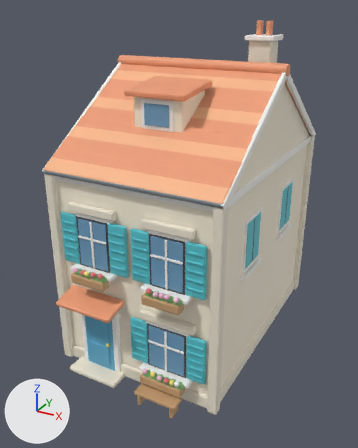
Before and after pictures for a commit that changed the FBX model unity/Assets/Resources/Bayview/terrace_f.fbx.
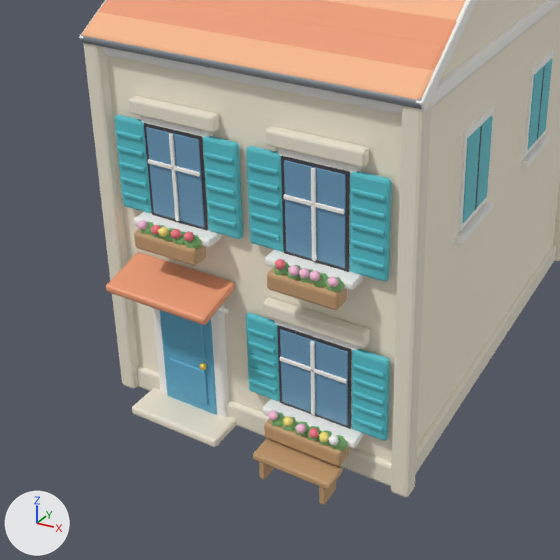
There are two pictures of each version: one whole from a camera (50 mm lens) standing at (7.28, -14.43, 11.02) and looking at (-0.26, -0.73, 4.17), one close up on the part from 0% to 83% of the width and 34% to 100% of the height. Arrows for +X, +Y and +Z are at lower left; the lights stay in place. The first two pictures are the older version. Objects named as collision shapes, trigger or cutter boxes, shadow casters or lower levels of detail are left out. Where no turn or scale is listed for an object, it has been applied to the vertices.

In view in the first close-up: 'Visual'.
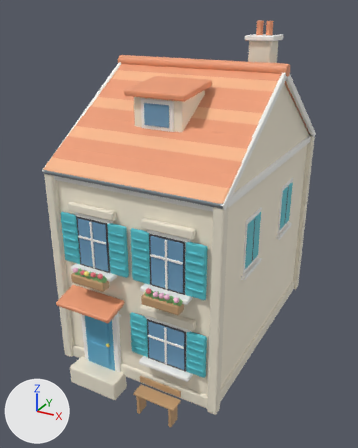
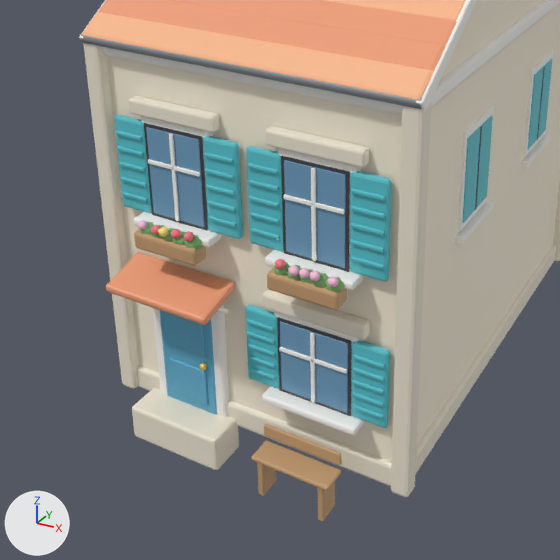
Pixel boxes (x1, y1, x2, y2) of what changed, in the close-ups (560 x 560 px; the box of a moved part takes in the faces that stretch with it):
'Visual', reshaped
    before: (79, 0, 560, 505)
    after: (79, 0, 560, 522)
part 1 of me_cube, added
    after: (277, 317, 352, 416)
part 2 of me_cube, moved or reshaped
    before: (263, 298, 370, 348)
    after: (263, 289, 370, 340)
part 3 of me_cube, moved or reshaped (mostly hidden)
    before: (274, 319, 362, 428)
    after: (274, 311, 362, 416)
part 4 of me_cube, moved or reshaped
    before: (280, 329, 348, 426)
    after: (280, 321, 348, 413)
part 5 of me_cube, moved or reshaped
    before: (310, 341, 315, 415)
    after: (310, 333, 315, 402)
part 6 of me_cube, moved or reshaped
    before: (280, 357, 347, 384)
    after: (279, 347, 347, 374)
part 7 of me_cube, moved or reshaped
    before: (262, 399, 364, 448)
    after: (262, 386, 364, 435)
part 8 of me_cube, moved or reshaped
    before: (246, 313, 280, 401)
    after: (245, 305, 279, 389)
part 9 of me_cube, moved or reshaped
    before: (249, 379, 276, 392)
    after: (246, 319, 274, 332)
part 10 of me_cube, moved or reshaped
    before: (352, 349, 390, 441)
    after: (352, 341, 390, 428)
part 11 of me_cube, moved or reshaped
    before: (352, 417, 383, 432)
    after: (353, 354, 384, 369)
part 12 of me_cube, moved or reshaped
    before: (253, 438, 343, 490)
    after: (251, 441, 341, 491)
part 13 of me_cube, moved or reshaped
    before: (259, 462, 274, 479)
    after: (257, 463, 276, 496)
part 14 of me_cube, moved or reshaped
    before: (319, 482, 336, 505)
    after: (318, 482, 335, 522)
part 15 of me_cube, rebuilt
    before: (264, 419, 349, 466)
    after: (264, 424, 342, 465)
part 16 of me_cube, deleted
    before: (268, 410, 348, 452)
part 17 of me_cube, moved or reshaped
    before: (132, 325, 384, 446)
    after: (132, 331, 384, 469)

Edits to the bpy script that builds the scene:
```text
Change me_cube:
    used by ob_visual; location = (0.0, 0.0, 3.3)
    remove me_cube.from_pydata(...)  # 8804 vertices, 8700 faces; spans x -2.91..2.91, y -4.92..4.7, z -3.34..7.33
    add me_cube.from_pydata(...)  # 8604 vertices, 8406 faces; spans x -2.91..2.91, y -4.97..4.4, z -3.8..7.33
    me_cube part 1: a new loose piece, a box spanning x 0.55..1.85, y -4.155..-4.135, z -2.1..-0.7, in mat_black (dark grey #3f3f45)
    me_cube part 2: the loose piece of 56 vertices spanning x 0.3..2.1, y -4.2..-4.0, z -0.73..-0.47 is moved by (0.0, 0.0, 0.15)
    me_cube part 3: the loose piece of 56 vertices spanning x 0.45..1.95, y -4.13..-3.95, z -2.45..-0.75 is scaled about its middle by (1, 1, 0.939), then moved by (0.0, 0.0, 0.2)
    me_cube part 4: the loose piece of 56 vertices spanning x 0.6..1.8, y -4.17..-4.13, z -2.3..-0.9 is scaled about its middle by (1, 1, 0.928), then moved by (0.0, 0.0, 0.2)
    me_cube part 5: the loose piece of 56 vertices spanning x 1.17..1.24, y -4.21..-4.17, z -2.3..-0.9 is scaled about its middle by (1, 1, 0.928), then moved by (0.0, 0.0, 0.2)
    me_cube part 6: the loose piece of 56 vertices spanning x 0.6..1.8, y -4.21..-4.17, z -1.47..-1.4 is moved by (0.0, 0.0, 0.19)
    me_cube part 7: the loose piece of 56 vertices spanning x 0.35..2.05, y -4.4..-4.04, z -2.49..-2.35 is moved by (0.0, 0.0, 0.25)
    me_cube part 8: the loose piece of 56 vertices spanning x -0.07..0.55, y -4.16..-4.04, z -2.36..-0.84 is scaled about its middle by (1, 1, 0.932), then moved by (0.0, 0.0, 0.2)
    me_cube part 9: the loose piece of 56 vertices spanning x -0.02..0.5, y -4.2..-4.15, z -2.14..-2.07 is moved by (0.0, 0.0, 1.17)
    me_cube part 10: the loose piece of 56 vertices spanning x 1.85..2.47, y -4.16..-4.04, z -2.36..-0.84 is scaled about its middle by (1, 1, 0.932), then moved by (0.0, 0.0, 0.2)
    me_cube part 11: the loose piece of 56 vertices spanning x 1.9..2.42, y -4.2..-4.15, z -2.14..-2.07 is moved by (0.0, 0.0, 1.17)
    me_cube part 12: the loose piece of 56 vertices spanning x 0.5..1.9, y -4.92..-4.47, z -2.94..-2.82 is scaled about its middle by (1, 1, 0.565), then moved by (0.0, -0.05, 0.0)
    me_cube part 13: the loose piece of 56 vertices spanning x 0.6..0.7, y -4.9..-4.5, z -3.3..-2.9 is scaled about its middle by (1, 1, 1.79), then moved by (0.0, -0.05, -0.15)
    me_cube part 14: the loose piece of 56 vertices spanning x 1.7..1.8, y -4.9..-4.5, z -3.3..-2.9 is scaled about its middle by (1, 1, 1.79), then moved by (0.0, -0.05, -0.15)
    me_cube part 15: the loose piece of 56 vertices spanning x 0.5..1.9, y -4.59..-4.25, z -2.77..-2.47 is rebuilt with 56 vertices and now spans x 0.5..1.9, y -4.58..-4.52, z -2.73..-2.51
    me_cube part 16: 13 loose pieces with 200 vertices, spanning x 0.45..2.15, y -4.63..4.7, z -3.3..-2.2, are deleted
    me_cube part 17: 80 vertices moved from x -2.2..2.42, y -4.7..-4.0, z -3.3..-1.38 to x -2.2..2.42, y -4.7..-4.0, z -3.8..-1.38; 340 vertices removed from x -0.02..2.42, y -4.2..-4.13, z -2.35..-0.85; 332 vertices added at x -0.02..2.42, y -4.2..-4.15, z -1.9..-1.14
    remove me_cube.materials.append(mat_flowerwhite)  # white #fffffc
```
